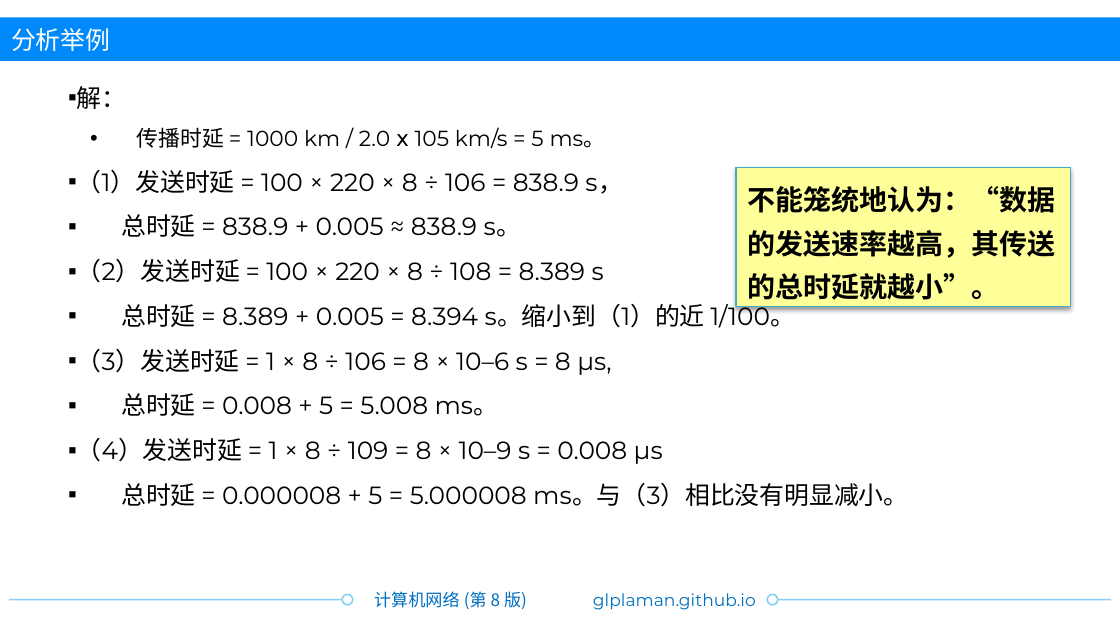
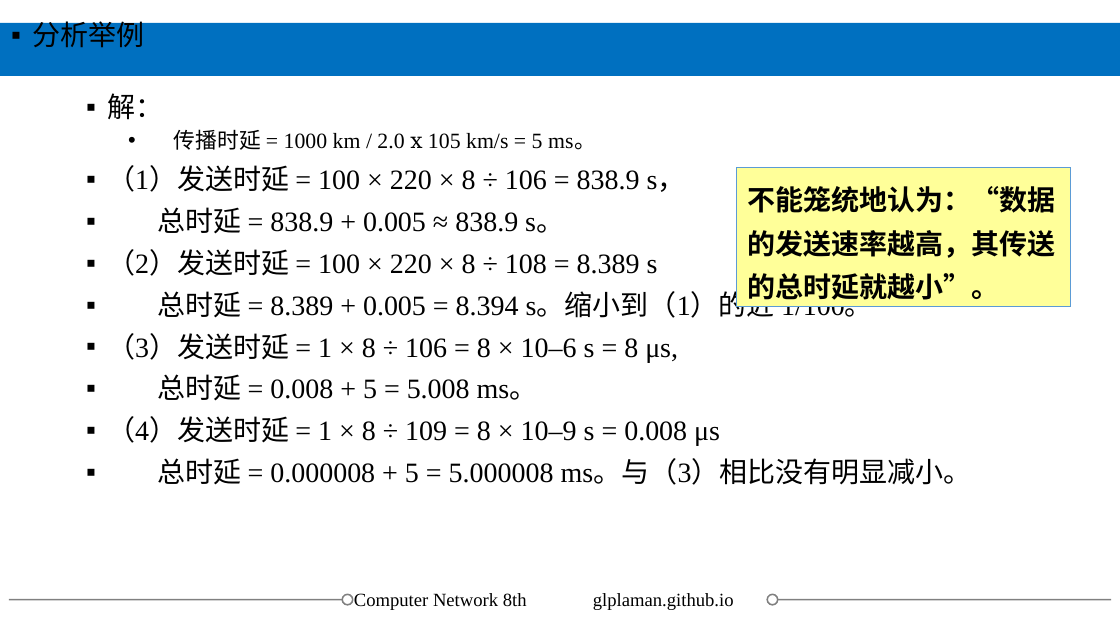
Before and after one commit to glplaman/glplaman.github.io, a slide deck: slide 87 of network/ppt/chap1.pptx. Drawn at 1120x630 pixels with LibreOffice and Linux fonts; fonts in the diff are those of the drawing; background and template pictures are left out. Boxes give left, top, right and bottom in pixels: in the first picture for what was removed or moved away, otherwise in the second. Text is boxed around its words. In the diff, an @@ line names an element or a change of style, - is before the commit and + after.

```diff
--- a/network/ppt/chap1.pptx
+++ b/network/ppt/chap1.pptx
@@ text "分析举例" at [32,18,144,48]: size 16 to 18 pt, font Montserrat to Times New Roman, text colour #FFFFFF to #000000; bullet none to ▪; line spacing 1 to 0.8; more space between paragraphs; vertical alignment middle to top @@
@@ rectangle: place and size @@
-rectangle at [0,18,1120,62]
+rectangle at [0,24,1120,76]
@@ rectangle at [0,24,1120,76]: fill #0089FA to #0070C0 @@
@@ text "解：": place and size @@
-text "解：" at [77,86,908,507]
+text "解：" at [107,93,972,485]
@@ text "解：" at [107,93,972,485]: size 16 to 18 pt in "解：", "（1）发送时延 = 100 × 220 × 8 ...", "总时延 = 838.9 + 0.005 ≈ 838.9 ...", "（2）发送时延 = 100 × 220 × 8 ..." and 5 more places; font Montserrat to Times New Roman; indent changed; line spacing 1.5 to 0.9; more space between paragraphs @@
@@ rectangle "不能笼统地认为：“数据的发送速率越高，其传送的总时延就越小”。" at [736,167,1071,306]: outline #46AAC5 0.75 pt to #5B9BD5 0.5 pt; shadow off @@
@@ line (9, 599) - (353, 599): stroke #84CFF5 1 pt to #808080 1 pt @@
@@ ellipse at [343,595,353,605]: outline #84CFF5 1 pt to #808080 1 pt @@
@@ text added at [354,593,527,610], 12 pt, text #000000 @@
+Computer Network 8th
@@ text removed at [374,591,527,610] @@
-计算机网络 (第 8 版)
@@ text "glplaman.github.io" at [593,593,734,610]: size 11 to 12 pt, font Montserrat to Times New Roman, text colour #0070C0 to #000000 @@
@@ ellipse at [767,595,777,605]: outline #84CFF5 1 pt to #808080 1 pt @@
@@ line (767, 599) - (1111, 599): stroke #84CFF5 1 pt to #808080 1 pt @@
```
Also in this commit, not shown: 149 other slides changed, 22 other files.
